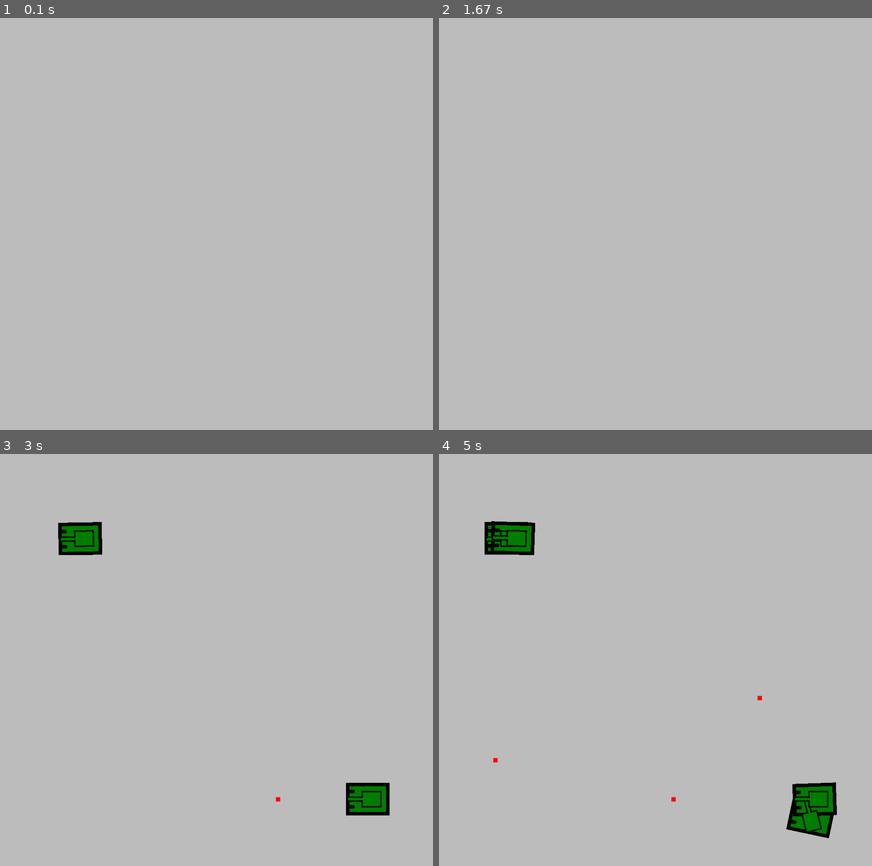
Above: before the commit, frames 1-4 (two rows, left to right).
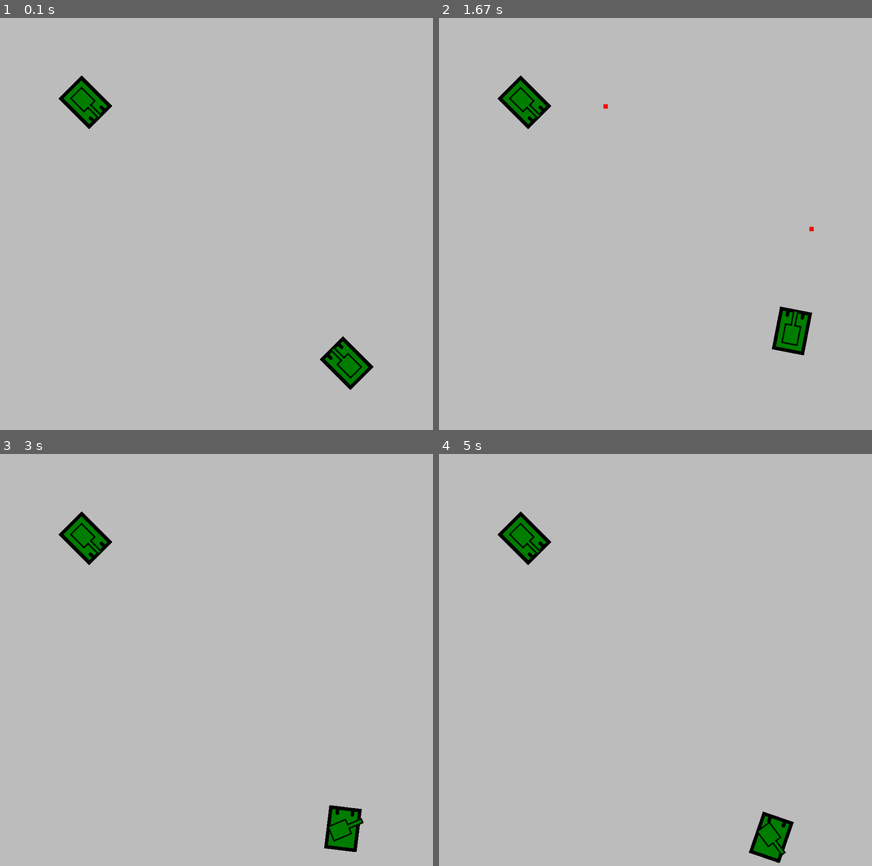
Above: after the commit, the same moments.

Repository: Tek0ver/pygame-sandbox
Game: pygame game, started from tank/tank.py
Two runs of this game, one before a commit and one after it. Both use one fixed random seed, a clock stepped at 60 frames per second and the inputs below.
Inputs:
- Up to frame 1 (0.1 s): no input
- Up to frame 2 (1.67 s): hold Space 0.33-0.8 s; hold Right 0.33-0.8 s; hold Right 0.83-1.3 s; hold D 0.83-1.3 s; tap Space at 0.9, 1.2, 1.4 s; hold Up 1.33-1.63 s
- Up to frame 3 (3 s): hold Right 1.67-2.13 s; hold D 1.67-2.13 s; tap Space at 1.73, 2.03, 2.23, 2.53, 2.8 s; hold Left 2.17-2.7 s; hold Down from 2.73 s (still down); hold S from 2.73 s (still down)
- Up to frame 4 (5 s): release Down at 3.03 s; release S at 3.03 s; hold Left 3.07-3.47 s; tap Space at 3.13, 3.43, 3.57, 3.97, 4.27, 4.63 s; hold Up 3.5-3.87 s; hold Right 3.9-4.53 s; hold D 3.9-4.53 s; hold Down 4.57-4.93 s; hold S 4.57-4.93 s; hold Left from 4.97 s (still down)

The runs differ from the first frame. In frame 1, 1.6% of the frame differs, in the area x 13-87%, y 13-91%; in frame 2, 1.6%; in frame 3, 2.3%; in frame 4, 3.1%, in the area x 10-92%, y 13-100%.

Commit message:
implemente game logic

Diff:
--- /dev/null
+++ b/tank/ai_00.py
@@ -0,0 +1,9 @@
+def ai(sensors):
+
+    moves = {
+        'forward': 1,
+    }
+
+    print(sensors)
+
+    return moves
--- a/tank/tank.py
+++ b/tank/tank.py
@@ -24,23 +24,33 @@
 
 class Tank(pygame.sprite.Sprite):
 
-    def __init__(self, pos):
+    def __init__(self, group_turret, group_projectiles, pos, orientation):
         super().__init__()
+
+        self.initial_pos = pos
+        self.initial_orientation = orientation
 
         self.image_source = pygame.image.load("tank.png").convert_alpha()
         self.image = self.image_source
-        self.rect = self.image.get_frect(center=pos)
-
-        self.vector_base = pygame.math.Vector2(-1,0)
-        self.vector = self.vector_base
-
-        self.turret = Turret(self.rect.center, self.vector_base)
+
+        self.reset()
+
+        self.turret = Turret(self.rect.center, self.initial_orientation)
         group_turret.add(self.turret)
+
+        self.timer = Timer(0.5)
+
+        self.group_projectiles = group_projectiles
 
         self.speed = 3
         self.rotation_speed = 1
         self.turret_speed = 2
 
+    def reset(self):
+
+        self.rect = self.image.get_frect(center=self.initial_pos)
+        self.vector = self.initial_orientation
+
     def update(self):
 
         self.get_input()
@@ -49,7 +59,7 @@
 
     def animation(self):
 
-        rotation = self.vector.angle_to(self.vector_base)
+        rotation = self.vector.angle_to(pygame.math.Vector2(-1,0))
         self.image = pygame.transform.rotate(self.image_source, rotation)
         self.rect = self.image.get_frect(center=self.rect.center)
 
@@ -73,6 +83,16 @@
             self.turret.vector.rotate_ip(- self.turret_speed)
         elif dir == 'neg':
             self.turret.vector.rotate_ip(self.turret_speed)
+
+    def shoot(self):
+        if self.timer.check():
+            spawn_point = (
+                self.turret.rect.centerx + self.turret.vector.x * self.turret.lenght,
+                self.turret.rect.centery + self.turret.vector.y * self.turret.lenght)
+            self.group_projectiles.add(Bullet(spawn_point, self.turret.vector))
+
+            if controller_mode:
+                controllers[0].rumble(1,0,250)
 
     def get_input(self):
 
@@ -102,7 +122,7 @@
             if keys[pygame.K_d]:
                 self.turn_turret('neg')
             if keys[pygame.K_SPACE]:
-                self.turret.shoot()
+                self.shoot()
 
         # # turret
         # mouse_cursor = pygame.mouse.get_pos()
@@ -129,7 +149,8 @@
         #         self.turret.shoot()
 
 
-class AiTank(Tank):
+class TankRamdom(Tank):
+    """A tank AI doing random actions"""
 
     def __init__(self, pos):
         super().__init__(pos)
@@ -154,6 +175,25 @@
             action[0]()
 
 
+class AiTank(Tank):
+
+    def __init__(self, group_turret, group_projectiles, pos, orientation, ai):
+        super().__init__(group_turret, group_projectiles, pos, orientation)
+
+        self.ai = ai
+
+    def get_input(self):
+
+        sensors = self.sensor()
+
+        # self.play(sensors)
+
+    def sensor(self):
+
+        x, y = self.rect.center
+        return [x, y]
+
+
 class Turret(pygame.sprite.Sprite):
 
     def __init__(self, pos, vector:pygame.math.Vector2):
@@ -168,8 +208,6 @@
 
         self.lenght = 50
 
-        self.timer = Timer(0.5)
-
     def update(self, pos):
 
         self.rect.center = pos
@@ -177,19 +215,9 @@
 
     def animation(self):
 
-        rotation = self.vector.angle_to(self.vector_base)
+        rotation = self.vector.angle_to(pygame.math.Vector2(-1,0))
         self.image = pygame.transform.rotate(self.image_source, rotation)
         self.rect = self.image.get_frect(center=self.rect.center)
-
-    def shoot(self):
-        if self.timer.check():
-            spawn_point = (
-                self.rect.centerx + self.vector.x * self.lenght,
-                self.rect.centery + self.vector.y * self.lenght)
-            group_projectiles.add(Bullet(spawn_point, self.vector))
-
-            if controller_mode:
-                controllers[0].rumble(1,0,250)
 
 
 class Bullet(pygame.sprite.Sprite):
@@ -200,8 +228,6 @@
         self.image = pygame.Surface((10,10))
         self.image.fill("red")
         self.rect = self.image.get_frect(center=pos)
-
-        group_projectiles.add(self)
 
         self.vector = pygame.math.Vector2(vector)
         self.speed = 10
@@ -226,9 +252,61 @@
         return False
 
 
-group_tank = pygame.sprite.Group()
-group_turret = pygame.sprite.Group()
-group_projectiles = pygame.sprite.Group()
+class Game:
+
+    def __init__(self, score_to_win=10):
+
+        # Prepare sprite groups
+        self.group_tank = pygame.sprite.Group()
+        self.group_turret = pygame.sprite.Group()
+        self.group_projectiles = pygame.sprite.Group()
+
+        # Game parameters
+        self.score_to_win = score_to_win
+
+        # Game fix parameters
+        self.tank_00_spawn = (screen.get_width()*(4/5), screen.get_height()*(4/5))
+        self.tank_01_spawn = (screen.get_width()/5, screen.get_height()/5)
+
+        # Prepare tanks with AIs
+        self.tank_00 = Tank(self.group_turret, self.group_projectiles, self.tank_00_spawn, pygame.math.Vector2(-1,-1))
+        self.tank_01 = AiTank(self.group_turret, self.group_projectiles, self.tank_01_spawn, pygame.math.Vector2(1,1), ai=0)
+        self.group_tank.add([self.tank_00, self.tank_01])
+
+    def reset_tanks(self):
+        self.tank_00.rect.center = self.tank_00_spawn
+        self.tank_01.rect.center = self.tank_01_spawn
+
+    def run(self):
+
+        self.group_tank.update()
+        self.group_projectiles.update()
+
+        for tank in self.group_tank.sprites():
+            if tank.rect.x < 0:
+                tank.rect.x = 0
+            elif tank.rect.x > screen.get_width() - tank.rect.width:
+                tank.rect.x = screen.get_width() - tank.rect.width
+            if tank.rect.y < 0:
+                tank.rect.y = 0
+            elif tank.rect.y > screen.get_height() - tank.rect.height:
+                tank.rect.y = screen.get_height() - tank.rect.height
+
+        for projectile in self.group_projectiles.sprites():
+            if projectile.rect.centerx < 0:
+                projectile.kill()
+            elif projectile.rect.centerx > screen.get_width():
+                projectile.kill()
+            if projectile.rect.centery < 0:
+                projectile.kill()
+            elif projectile.rect.centery > screen.get_height():
+                projectile.kill()
+
+        self.group_tank.draw(screen)
+        self.group_turret.draw(screen)
+        self.group_projectiles.draw(screen)
+
+game = Game()
 
 while True:
 
@@ -238,37 +316,11 @@
             exit()
         if event.type == pygame.KEYDOWN:
             if event.key == pygame.K_s:
-                group_tank.add(AiTank((screen.get_width()/5, screen.get_height()/5)))
-                group_tank.add(Tank((screen.get_width()*(4/5), screen.get_height()*(4/5))))
+                game.reset_tanks()
 
     screen.fill("grey")
 
-    group_tank.update()
-    group_projectiles.update()
-
-    for tank in group_tank.sprites():
-        if tank.rect.x < 0:
-            tank.rect.x = 0
-        elif tank.rect.x > screen.get_width() - tank.rect.width:
-            tank.rect.x = screen.get_width() - tank.rect.width
-        if tank.rect.y < 0:
-            tank.rect.y = 0
-        elif tank.rect.y > screen.get_height() - tank.rect.height:
-            tank.rect.y = screen.get_height() - tank.rect.height
-
-    for projectile in group_projectiles.sprites():
-        if projectile.rect.centerx < 0:
-            projectile.kill()
-        elif projectile.rect.centerx > screen.get_width():
-            projectile.kill()
-        if projectile.rect.centery < 0:
-            projectile.kill()
-        elif projectile.rect.centery > screen.get_height():
-            projectile.kill()
-
-    group_tank.draw(screen)
-    group_turret.draw(screen)
-    group_projectiles.draw(screen)
+    game.run()
 
     pygame.display.flip()
 
